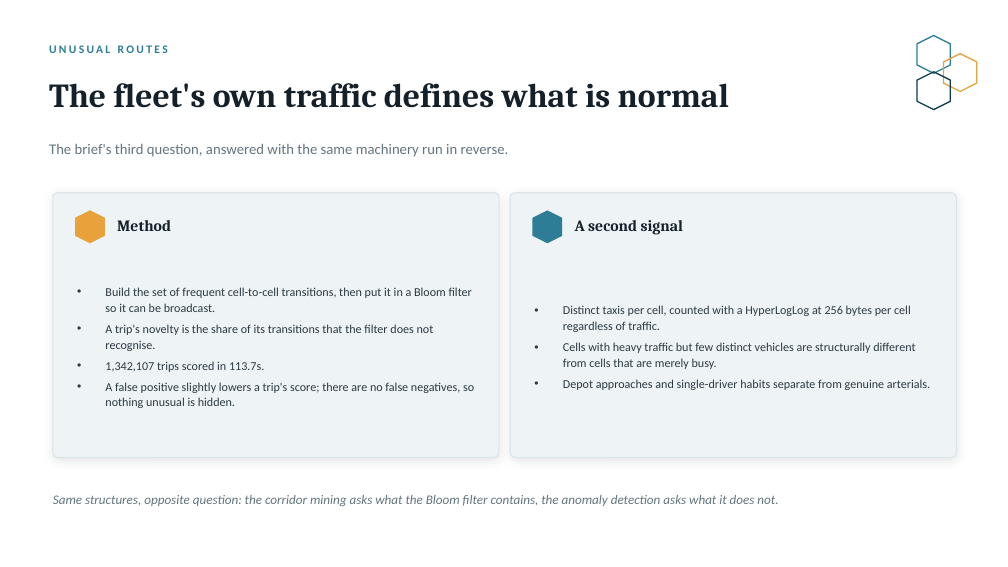
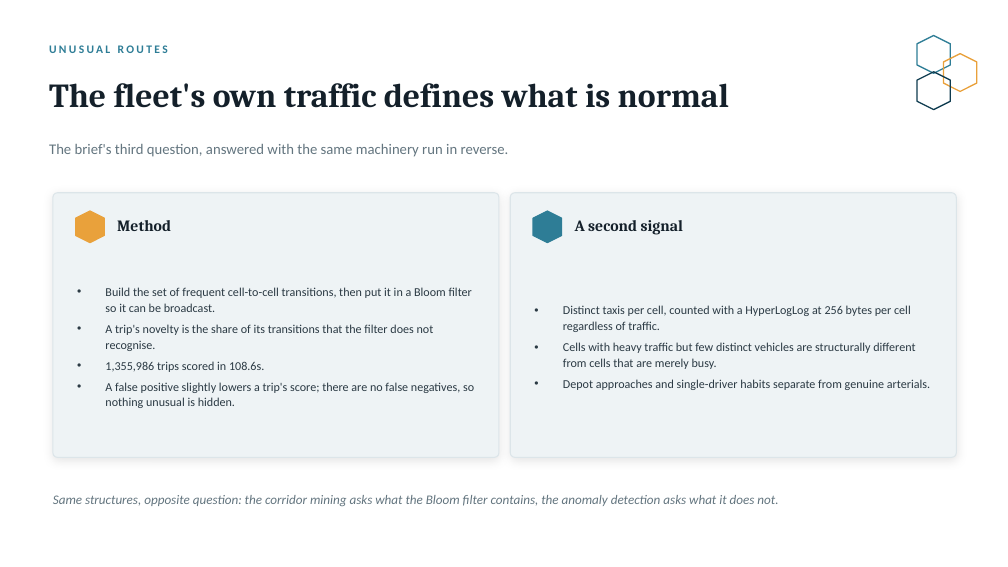
Before and after one commit to Omri5790/porto-taxi-project, a slide deck: slide 13 of output/stage3_methods_comparison.pptx. Drawn at 1008x567 pixels with LibreOffice and Linux fonts; fonts in the diff are those of the drawing. Boxes give left, top, right and bottom in pixels: in the first picture for what was removed or moved away, otherwise in the second. Text is boxed around its words. In the diff, an @@ line names an element or a change of style, - is before the commit and + after.

```diff
--- a/output/stage3_methods_comparison.pptx
+++ b/output/stage3_methods_comparison.pptx
@@ text at bbox=[105, 361, 264, 372]: text changed @@
-• 1,342,107 trips scored in 113.7s.
+• 1,355,986 trips scored in 108.6s.
```
Also in this commit, not shown: 11 other slides changed, 20 other files.
